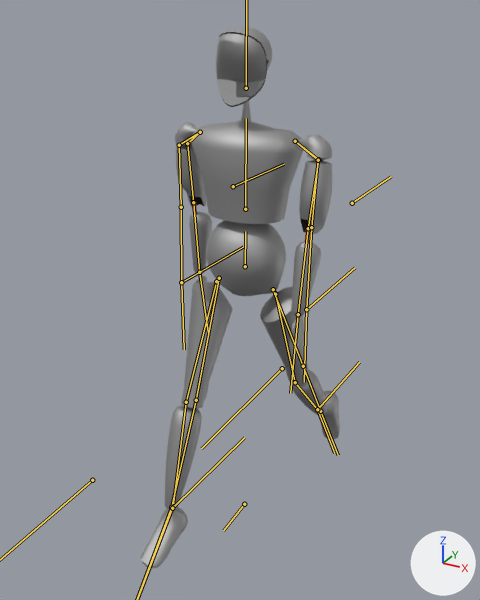
The glTF model Assets/Android/Android.glb: old version first, new version second.
Before and after are seen from a 50 mm lens placed at (0.996, -1.851, 1.807), pointed at (-0.031, 0.016, 0.873). The axes (+X, +Y, +Z) are drawn at lower right. The lights are the same throughout. Both versions are drawn at frame 18 of the action 'Android-walking-backwards'; the numbers are the values there. The bones that bend it are drawn over the model as lines.

In view in the first picture: 'LOD0.001'.
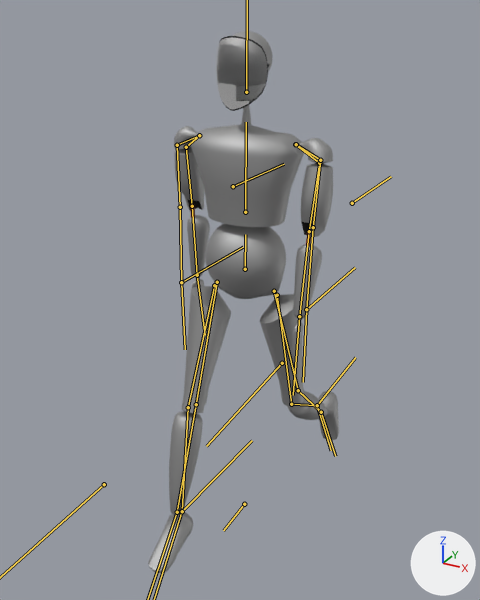
Pixel boxes [x1, y1, x2, y2] of what changed, in the pictures (480 x 600 px):
'LOD0.001', posed: before [141, 27, 340, 568]; after [148, 31, 339, 573]
bone 'torso-root', root to tip: before (245, 266) to (245, 231); after (245, 269) to (245, 234)
bone 'torso-chest', root to tip: before (245, 209) to (246, 118); after (245, 212) to (246, 122)
bone 'thigh.R', root to tip: before (219, 278) to (196, 400); after (217, 282) to (196, 404)
bone 'shin.R', root to tip: before (196, 400) to (171, 507); after (196, 404) to (177, 512)
bone 'thigh.L', root to tip: before (273, 289) to (303, 366); after (274, 291) to (298, 390)
bone 'shin.L', root to tip: before (303, 366) to (320, 411); after (298, 390) to (321, 412)
bone 'foot.L', root to tip: before (320, 411) to (338, 455); after (321, 412) to (335, 456)

The change in detail:
Bone 'torso-root' (bone_torso_root) moves from (0.0, 0.0, 0.0) to (0.0, -0.011, 0.0).
Bone 'torso-root' (bone_torso_root) turns from (0, 0, 0) to (0, 7, 0) degrees about its own x, y and z.
Bone 'torso-chest' (bone_torso_chest) turns from (0, 0, 0) to (0, -6, 0) degrees about its own x, y and z.
Bone 'thigh.R' (bone_thigh_r) turns from (22, 1, 0) to (21, 7, 1) degrees about its own x, y and z.
Bone 'shin.R' (bone_shin_r) turns from (0, 0, 0) to (-3, 0, 0) degrees about its own x, y and z.
Bone 'thigh.L' (bone_thigh_l) turns from (-25, -3, 3) to (-9, 0, 6) degrees about its own x, y and z.
Bone 'shin.L' (bone_shin_l) turns from (-16, 0, 0) to (-45, 0, 0) degrees about its own x, y and z.
Bone 'foot.L' (bone_foot_l) turns from (-48, 3, 2) to (-33, 1, 0) degrees about its own x, y and z.
